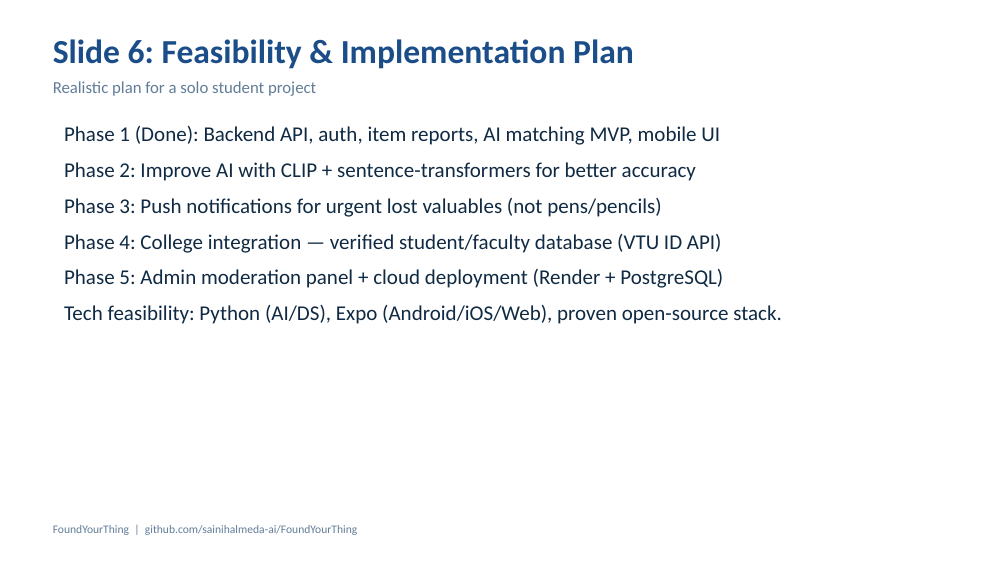
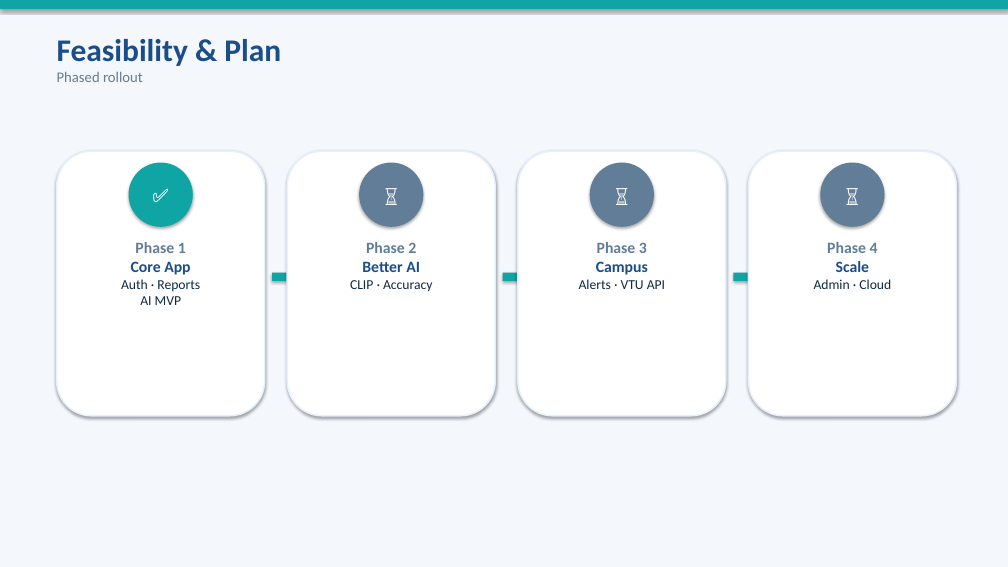
Before and after one commit to sainihalmeda-ai/FoundYourThing, a slide deck: slide 6 of docs/FoundYourThing_IdeaQuest2026.pptx. Drawn at 1008x567 pixels with LibreOffice and Linux fonts; fonts in the diff are those of the drawing. Boxes give left, top, right and bottom in pixels: in the first picture for what was removed or moved away, otherwise in the second. Text is boxed around its words. In the diff, an @@ line names an element or a change of style, - is before the commit and + after.

```diff
--- a/docs/FoundYourThing_IdeaQuest2026.pptx
+++ b/docs/FoundYourThing_IdeaQuest2026.pptx
@@ background #FFFFFF to #F4F7FB @@
@@ rectangle added at bbox=[0, 0, 1008, 9], fill #0EA5A4 @@
@@ text at bbox=[57, 39, 281, 82]: text changed; size 32 to 30 pt @@
-Slide 6: Feasibility & Implementation Plan
-Realistic plan for a solo student project
+Feasibility & Plan
+Phased rollout
@@ text removed at bbox=[64, 126, 782, 324] @@
-Phase 1 (Done): Backend API, auth, item reports, AI matching MVP, mobile UI
-Phase 2: Improve AI with CLIP + sentence-transformers for better accuracy
-Phase 3: Push notifications for urgent lost valuables (not pens/pencils)
-Phase 4: College integration — verified student/faculty database (VTU ID API)
-Phase 5: Admin moderation panel + cloud deployment (Render + PostgreSQL)
-Tech feasibility: Python (AI/DS), Expo (Android/iOS/Web), proven open-source stack.
@@ rounded rectangle added at bbox=[57, 151, 265, 416], fill #FFFFFF, outline #E6F0FF 1.5 pt @@
@@ ellipse added at bbox=[129, 163, 193, 227], fill #0EA5A4, 18 pt, text #FFFFFF, bold @@
+✅
@@ rounded rectangle added at bbox=[287, 151, 495, 416], fill #FFFFFF, outline #E6F0FF 1.5 pt @@
@@ ellipse added at bbox=[359, 163, 423, 227], fill #627D98, 18 pt, text #FFFFFF, bold @@
+⏳
@@ rounded rectangle added at bbox=[518, 151, 726, 416], fill #FFFFFF, outline #E6F0FF 1.5 pt @@
@@ ellipse added at bbox=[590, 163, 654, 227], fill #627D98, 18 pt, text #FFFFFF, bold @@
+⏳
@@ rounded rectangle added at bbox=[749, 151, 957, 416], fill #FFFFFF, outline #E6F0FF 1.5 pt @@
@@ ellipse added at bbox=[820, 163, 885, 227], fill #627D98, 18 pt, text #FFFFFF, bold @@
+⏳
@@ text added at bbox=[121, 242, 200, 305], 13 pt, text #102A43 @@
+Phase 1
+Core App
+Auth · Reports
+AI MVP
@@ right arrow added at bbox=[272, 268, 299, 285], fill #0EA5A4 @@
@@ text added at bbox=[350, 242, 432, 291], 15 pt, text #102A43, bold @@
+Phase 2
+Better AI
+CLIP · Accuracy
@@ right arrow added at bbox=[503, 268, 529, 285], fill #0EA5A4 @@
@@ text added at bbox=[579, 242, 665, 289], 13 pt, text #102A43 @@
+Phase 3
+Campus
+Alerts · VTU API
@@ right arrow added at bbox=[734, 268, 760, 285], fill #0EA5A4 @@
@@ text added at bbox=[814, 242, 891, 289], 15 pt, text #102A43, bold @@
+Phase 4
+Scale
+Admin · Cloud
@@ text removed at bbox=[53, 525, 357, 535] @@
-FoundYourThing | github.com/sainihalmeda-ai/FoundYourThing
```
Also in this commit, not shown: 7 other slides changed, 2 slides added, 2 slides removed, 1 other file.
